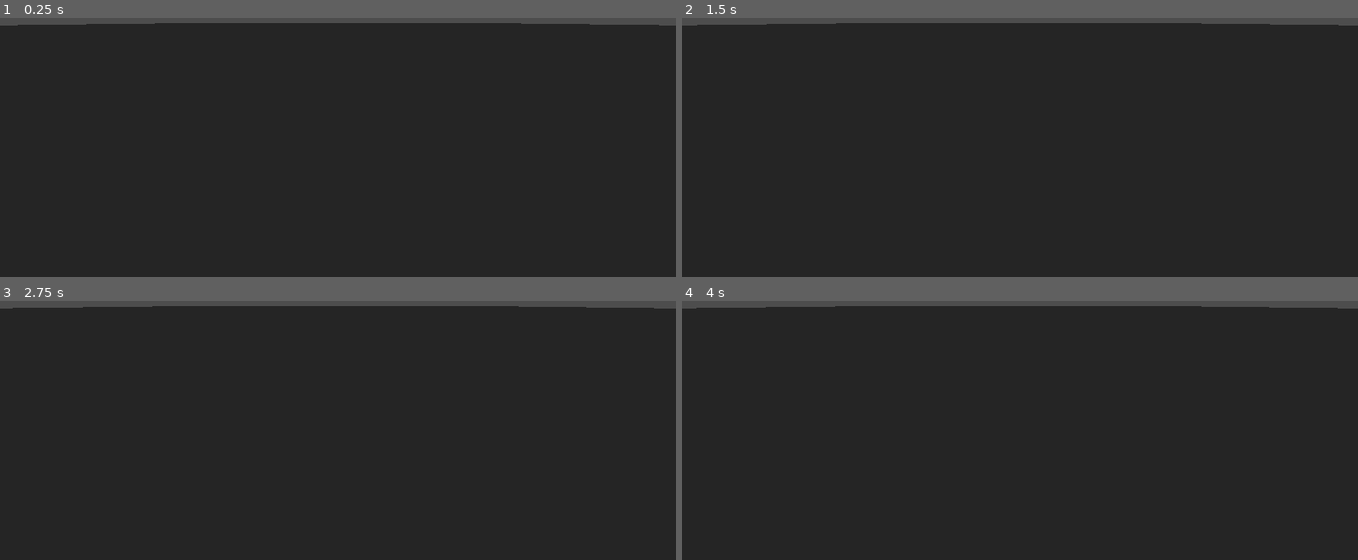
Above: before the commit, frames 1-4 (two rows, left to right).
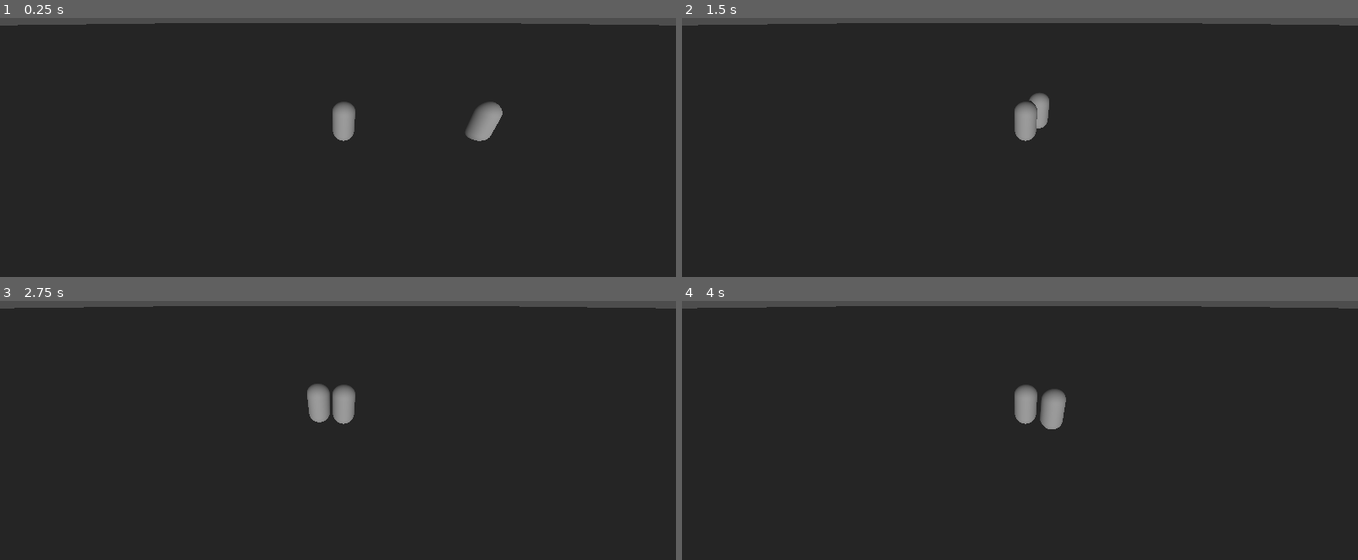
Above: after the commit, the same moments.

Repository: santosty25/Game-Jam-Horror-Game
Game: Godot game, scene res://Main/Main.tscn
Two runs of this game, one before a commit and one after it. Both use one fixed random seed, a clock stepped at 60 frames per second and the inputs below. This scene is started directly instead of the project's main scene.
Inputs:
- Up to frame 1 (0.25 s): no input
- Up to frame 2 (1.5 s): tap Enter (ui_accept) at 0.5, 0.77 s; hold D (Right) 0.53-1.28 s; hold S (Down) from 1.28 s (still down)
- Up to frame 3 (2.75 s): tap Enter (ui_accept) at 1.52, 2 s; release S (Down) at 2.03 s; hold D (Right) from 2.03 s (still down)
- Up to frame 4 (4 s): release D (Right) at 2.78 s; hold W (Up) 2.78-3.53 s; tap Enter (ui_accept) at 3.02, 3.77 s; hold A (Left) from 3.53 s (still down)

The runs differ from the first frame. In frame 1, 1.0% of the frame differs, in the area x 49-75%, y 32-48%; in frame 2, 0.7%; in frame 3, 0.9%; in frame 4, 0.9%.

Commit message:
Fixed Main and Monster
* Monster now chases Player
* Main has NavigationLink and Light Source

Diff:
--- a/Main/Main.tscn
+++ b/Main/Main.tscn
@@ -1,30 +1,46 @@
-[gd_scene load_steps=6 format=3 uid="uid://d1642jywcntcn"]
+[gd_scene load_steps=8 format=3 uid="uid://d1642jywcntcn"]
 
 [ext_resource type="Script" path="res://Main/Main.gd" id="1_124to"]
 [ext_resource type="PackedScene" uid="uid://8dqet3mcvwte" path="res://Player/player.tscn" id="2_ifrsp"]
+[ext_resource type="PackedScene" uid="uid://6axjr6y6a05l" path="res://Monster/Monster.tscn" id="3_pixrt"]
+
+[sub_resource type="NavigationMesh" id="NavigationMesh_w78l0"]
+vertices = PackedVector3Array(-499.5, 0.480879, -499.5, -499.5, 0.480879, 499.5, 499.5, 0.480879, 499.5, 499.5, 0.480879, -499.5)
+polygons = [PackedInt32Array(3, 2, 0), PackedInt32Array(0, 2, 1)]
+
+[sub_resource type="PlaneMesh" id="PlaneMesh_vb1hb"]
+size = Vector2(1000, 1000)
 
 [sub_resource type="BoxShape3D" id="BoxShape3D_dmrev"]
 size = Vector3(1000, 1, 1000)
-
-[sub_resource type="PlaneMesh" id="PlaneMesh_vb1hb"]
-size = Vector2(1000, 1000)
 
 [sub_resource type="Environment" id="Environment_ipmk4"]
 
 [node name="Main" type="Node3D"]
 script = ExtResource("1_124to")
 
-[node name="Floor" type="StaticBody3D" parent="."]
+[node name="NavigationLink3D" type="NavigationRegion3D" parent="."]
+navigation_mesh = SubResource("NavigationMesh_w78l0")
 
-[node name="CollisionShape3D" type="CollisionShape3D" parent="Floor"]
-shape = SubResource("BoxShape3D_dmrev")
-
-[node name="MeshInstance3D" type="MeshInstance3D" parent="Floor"]
+[node name="MeshInstance3D" type="MeshInstance3D" parent="NavigationLink3D"]
 transform = Transform3D(1, 0, 0, 0, 1, 0, 0, 0, 1, 0, -0.0191207, 0)
 mesh = SubResource("PlaneMesh_vb1hb")
+skeleton = NodePath("Floor")
+
+[node name="Floor" type="StaticBody3D" parent="NavigationLink3D/MeshInstance3D"]
+transform = Transform3D(1, 0, 0, 0, 1, 0, 0, 0, 1, 0, 0.0191207, 0)
+
+[node name="CollisionShape3D" type="CollisionShape3D" parent="NavigationLink3D/MeshInstance3D/Floor"]
+shape = SubResource("BoxShape3D_dmrev")
 
 [node name="Player" parent="." instance=ExtResource("2_ifrsp")]
 transform = Transform3D(1, 0, 0, 0, 1, 0, 0, 0, 1, 0, 1.15416, 0)
 
 [node name="WorldEnvironment" type="WorldEnvironment" parent="."]
 environment = SubResource("Environment_ipmk4")
+
+[node name="DirectionalLight3D" type="DirectionalLight3D" parent="."]
+transform = Transform3D(1, 0, 0, 0, 1, 0, 0, 0, 1, 0, 11, 0)
+
+[node name="Monster" parent="." instance=ExtResource("3_pixrt")]
+transform = Transform3D(1, 0, 0, 0, 1, 0, 0, 0, 1, 7.2326, 1.0323, 0)
--- a/Monster/Monster.gd
+++ b/Monster/Monster.gd
@@ -1,21 +1,21 @@
 class_name Monster
 extends CharacterBody3D
 
-@onready var navigation: NavigationAgent3D = $NavigationAgent3D
-@onready var faceDir: Node3D = $FaceDirection
+@onready var navigation= $NavigationAgent3D
+@onready var faceDir = $FaceDirection
 
-const speed = 5.0
-const turnSpeed = 4.0
+const SPEED = 5.0
+@export var turnSpeed = 4.0
 
-var player: CharacterBody3D = null
+var player
 
 func _ready():
 	# get player node
-	player = get_parent().get_node("Player")
+	player = get_tree().get_nodes_in_group("Player")[0]
 
 func _physics_process(delta):
 	faceDir.look_at(player.global_transform.origin, Vector3.UP)
 	rotate_y(deg_to_rad(faceDir.rotation.y * turnSpeed))
-	navigation.set_target_postion(player.global_transform.origin)
-	var velocity = (navigation.get_next_path_position() - transform.origin).normalized() * speed * delta
+	navigation.set_target_position(player.global_transform.origin)
+	var velocity = (navigation.get_next_path_position() - transform.origin).normalized() * SPEED * delta
 	move_and_collide(velocity)
--- a/Monster/Monster.tscn
+++ b/Monster/Monster.tscn
@@ -10,11 +10,12 @@
 script = ExtResource("1_hp6x5")
 
 [node name="MeshInstance3D" type="MeshInstance3D" parent="."]
-mesh = SubResource("CapsuleMesh_qlemj")
+mesh = SubResource("CapsuleMesh_a61be")
 
 [node name="CollisionShape3D" type="CollisionShape3D" parent="."]
 shape = SubResource("CapsuleShape3D_5bwuf")
 
 [node name="NavigationAgent3D" type="NavigationAgent3D" parent="."]
+path_height_offset = -1.0
 
 [node name="FaceDirection" type="Node3D" parent="."]
--- a/Player/player.tscn
+++ b/Player/player.tscn
@@ -6,7 +6,7 @@
 
 [sub_resource type="CapsuleShape3D" id="CapsuleShape3D_hjlvn"]
 
-[node name="Player" type="CharacterBody3D"]
+[node name="Player" type="CharacterBody3D" groups=["Player"]]
 script = ExtResource("1_t3kix")
 
 [node name="MeshInstance3D" type="MeshInstance3D" parent="."]
Not shown: 1 places in Monster/Monster.tscn that only renumber resources
